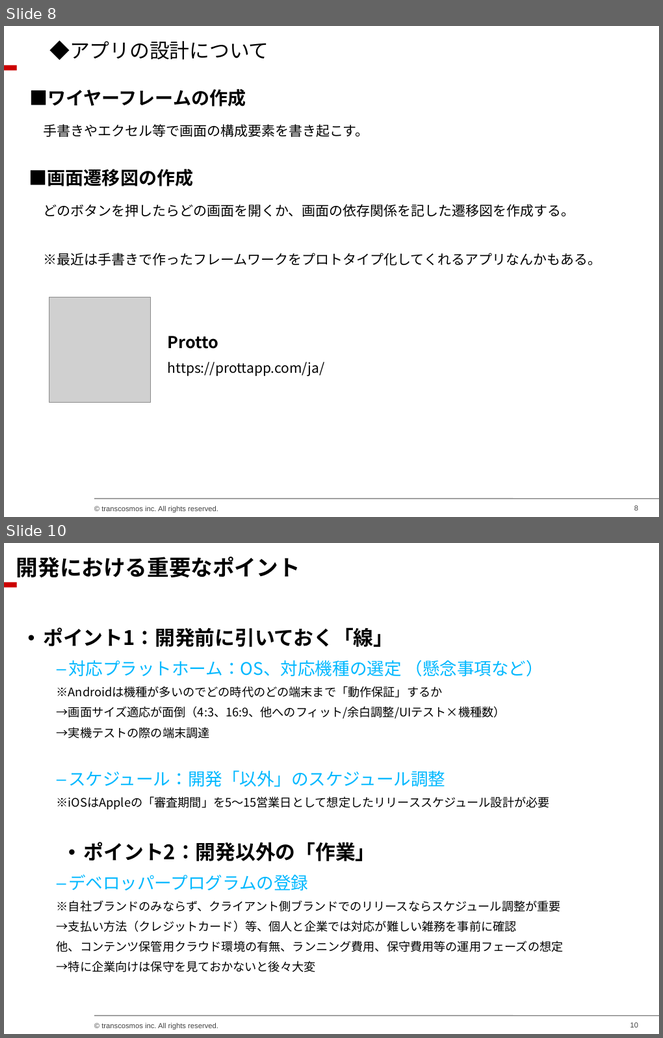
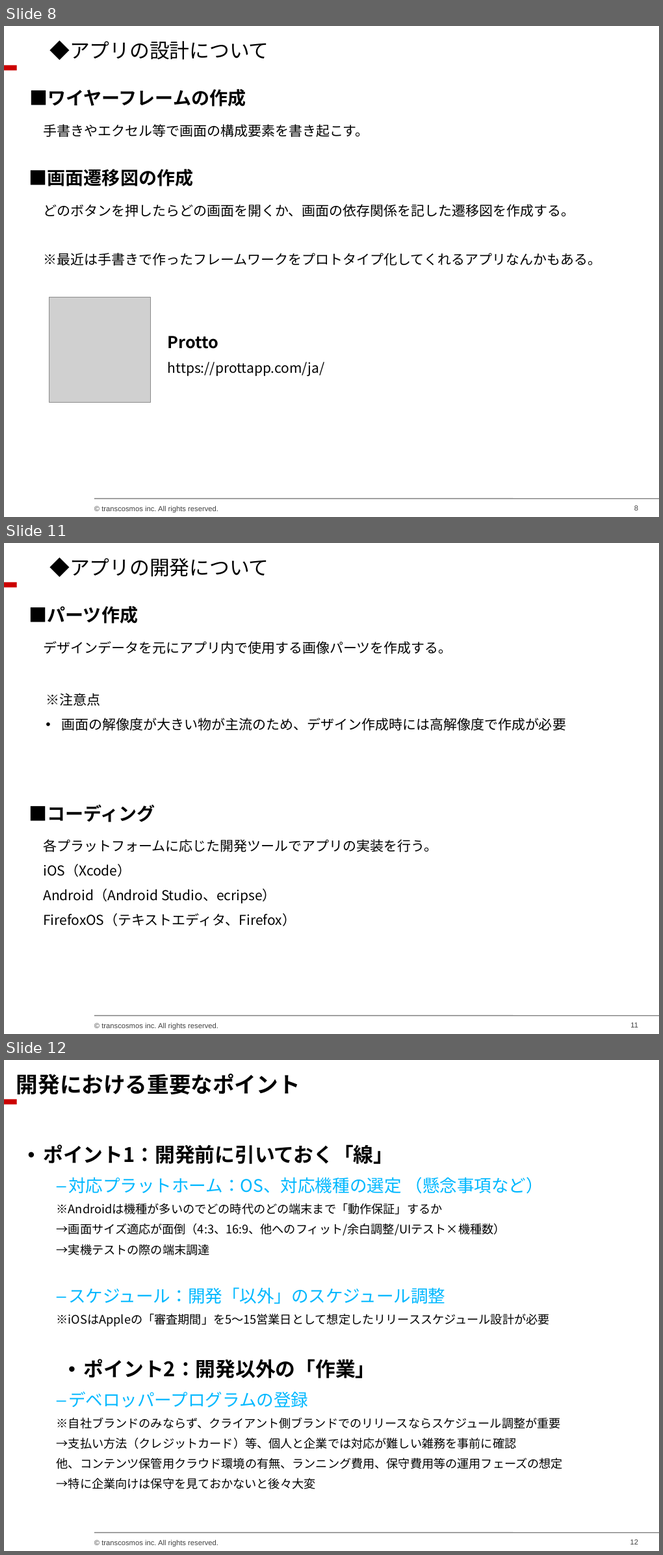
Before and after one commit to chieeeeno/my_common_files, a slide deck: docs/クリエイター勉強会資料/アプリ編/20150122_クリエイターチーム勉強会（アプリ編）.ppt. Shown one above the other, each under a label of ours: slides 8 and 10 before the commit, slides 8, 11 and 12 after it; the slides between them are not shown. The pictures are 663x1038 and 663x1555 pixels, drawn with LibreOffice and Linux fonts; fonts in the diff are those of the drawing; grey boxes stand for pictures; background and template pictures are left out. Boxes give left, top, right and bottom in pixels: in the first picture for what was removed or moved away, otherwise in the second. Text is boxed around its words. In the diff, an @@ line names an element or a change of style, - is before the commit and + after.

```diff
--- a/docs/クリエイター勉強会資料/アプリ編/20150122_クリエイターチーム勉強会（アプリ編）.ppt
+++ b/docs/クリエイター勉強会資料/アプリ編/20150122_クリエイターチーム勉強会（アプリ編）.ppt
@@ slide 11 added at <box>4,543,659,1034</box>, background #FFFFFF; not listed: 4 template elements that a slide beside it also shows @@
@@ text added at <box>50,557,269,577</box>, 22 pt, text #000000 @@
+◆アプリの開発について
@@ text added at <box>29,606,138,624</box>, 20 pt, text #000000, bold @@
+■パーツ作成
@@ text added at <box>43,641,452,654</box>, 15 pt, text #000000 @@
+デザインデータを元にアプリ内で使用する画像パーツを作成する。
@@ text added at <box>46,693,566,731</box>, 15 pt, text #000000 @@
+※注意点
+• 画面の解像度が大きい物が主流のため、デザイン作成時には高解像度で作成が必要
@@ text added at <box>29,805,155,823</box>, 20 pt, text #000000, bold @@
+■コーディング
@@ text added at <box>43,839,438,927</box>, 15 pt, text #000000 @@
+各プラットフォームに応じた開発ツールでアプリの実装を行う。
+iOS（Xcode）
+Android（Android Studio、ecripse）
+FirefoxOS（テキストエディタ、Firefox）
@@ what was slide 10 is now slide 12 @@
@@ page number at <box>631,1540,638,1545</box>: text changed @@
-10
+12
```
Also in this commit, not shown: 1 slide changed, 1 other slide added.
